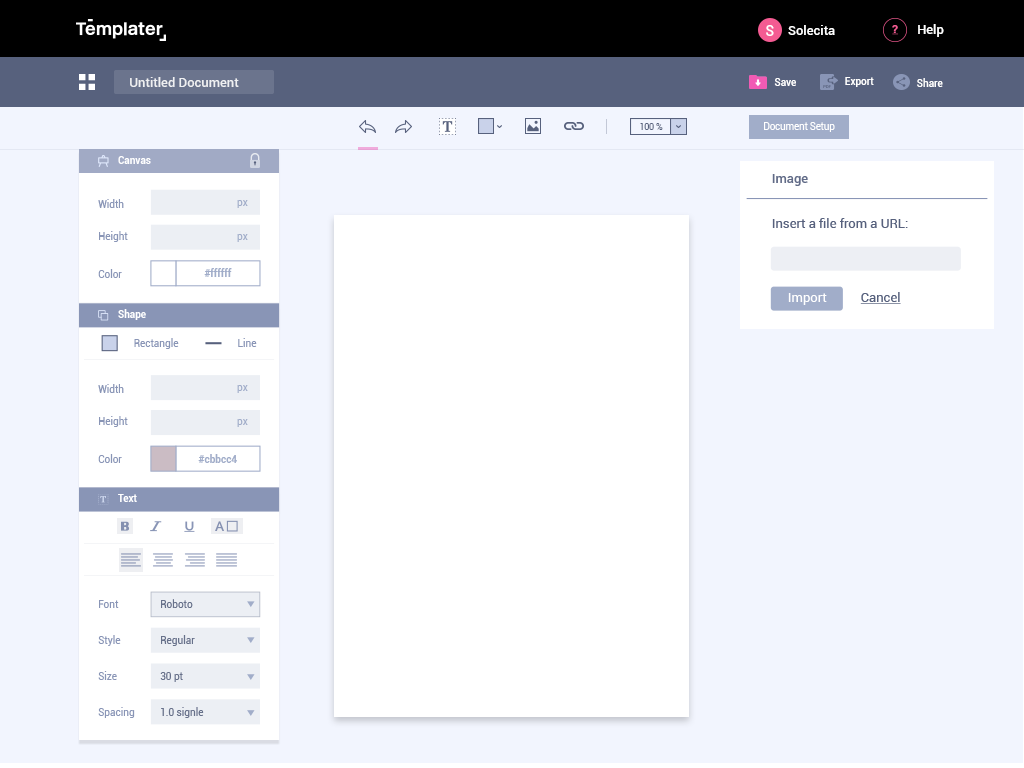
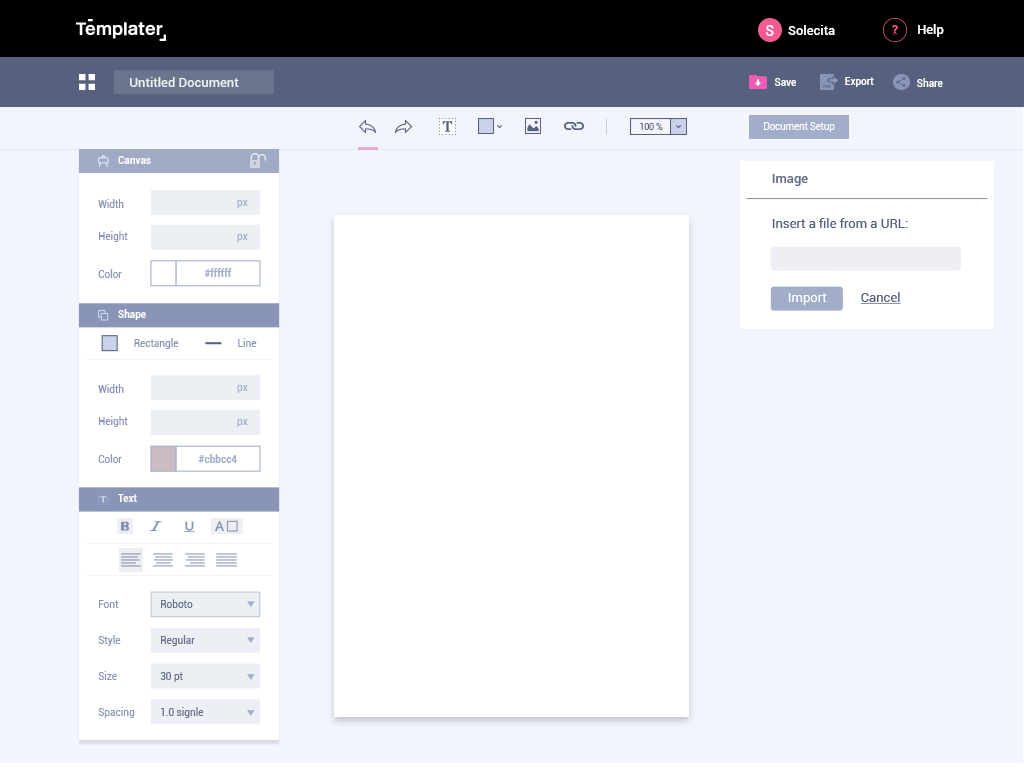
Layered file, before and after one edit (1024 x 768). Changes by layer:
showed "unlocked", painted on it over box(250, 154, 266, 168)
painted on "locked" over box(253, 161, 257, 166)
